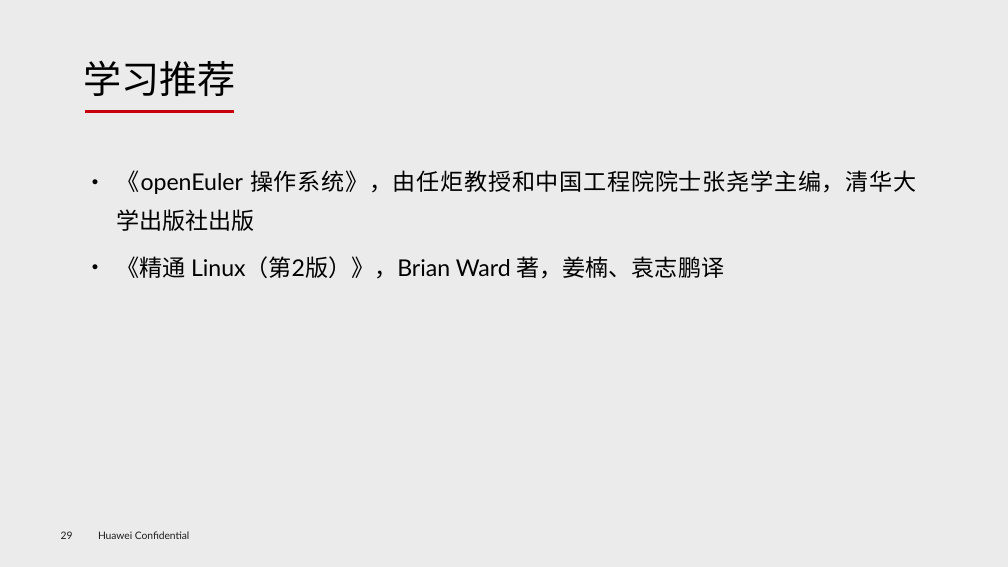
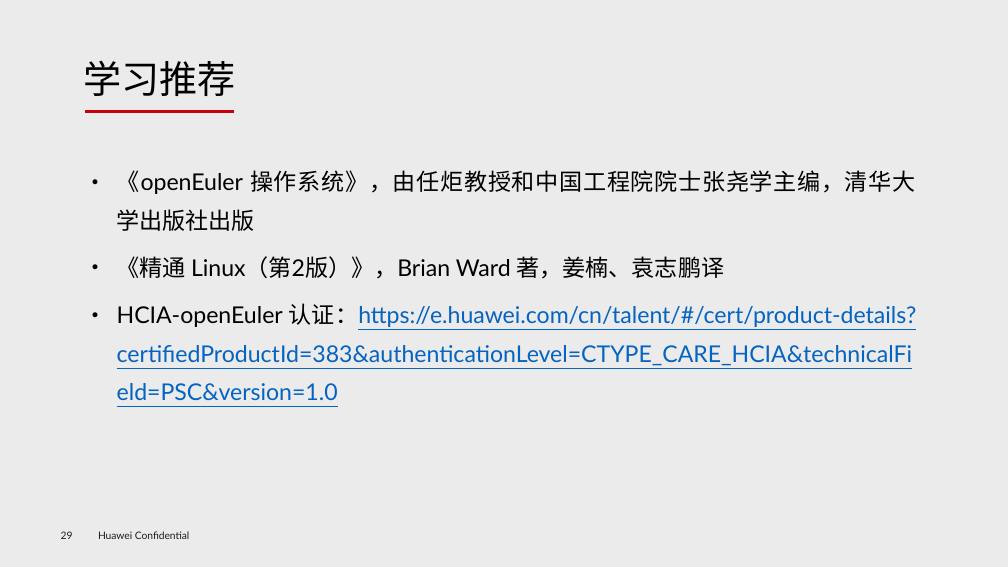
Before and after one commit to openeuler-mirror/lfs-course, a slide deck: slide 30 of lfs-7.7-systemd/documents/LFS-on-opnEuler_v1.3.pptx. Drawn at 1008x567 pixels with LibreOffice and Linux fonts; fonts in the diff are those of the drawing; background and template pictures are left out. Boxes give left, top, right and bottom in pixels: in the first picture for what was removed or moved away, otherwise in the second. Text is boxed around its words. In the diff, an @@ line names an element or a change of style, - is before the commit and + after.

```diff
--- a/lfs-7.7-systemd/documents/LFS-on-opnEuler_v1.3.pptx
+++ b/lfs-7.7-systemd/documents/LFS-on-opnEuler_v1.3.pptx
@@ text at box(117, 303, 917, 400): paragraph added @@
+● HCIA-openEuler 认证：https://e.huawei.com/cn/talent/#/cert/product-details?certifiedProductId=383&authenticationLevel=CTYPE_CARE_HCIA&technicalField=PSC&version=1.0
```
Also in this commit, not shown: 2 other slides changed, 1 other file.
